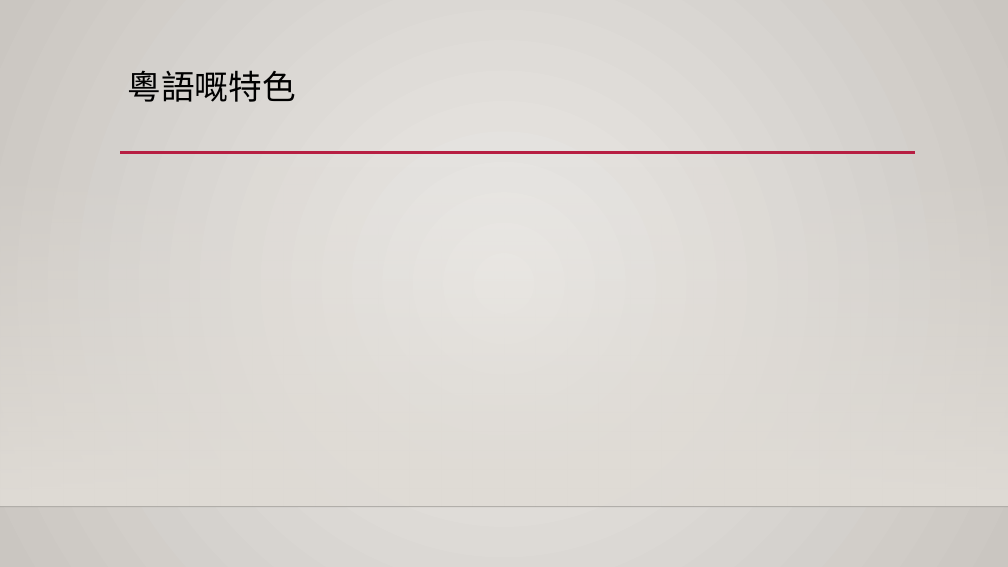
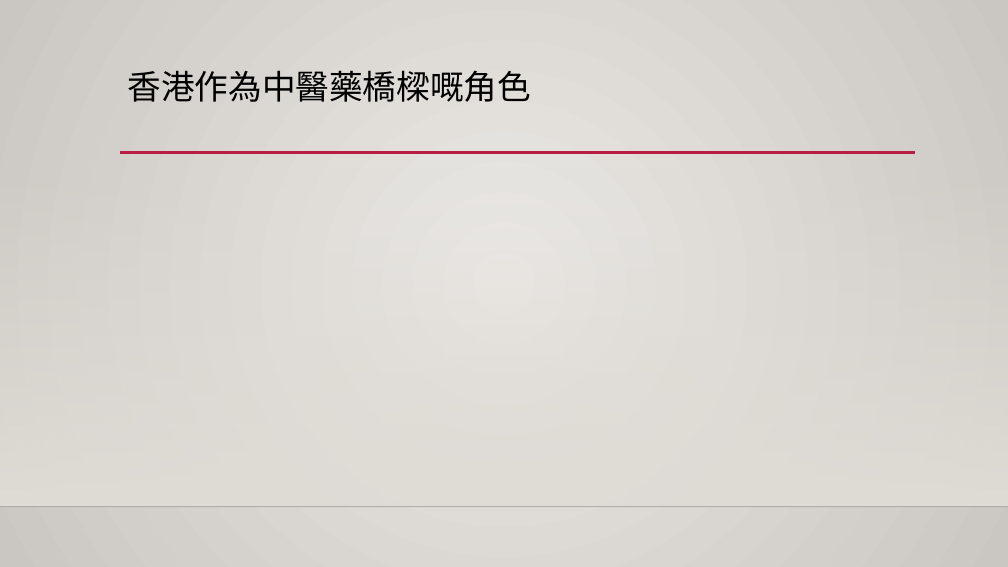
Before and after one commit to Lizhenghe-Chen/AIFileGenerator, a slide deck: slide 3 of Output/666/test.pptx. Drawn at 1008x567 pixels with LibreOffice and Linux fonts; fonts in the diff are those of the drawing; background and template pictures are left out. Boxes give left, top, right and bottom in pixels: in the first picture for what was removed or moved away, otherwise in the second. Text is boxed around its words. In the diff, an @@ line names an element or a change of style, - is before the commit and + after.

```diff
--- a/Output/666/test.pptx
+++ b/Output/666/test.pptx
@@ title at <box>128,70,531,102</box>: text changed @@
-粵語嘅特色
+香港作為中醫藥橋樑嘅角色
```
Also in this commit, not shown: 4 slides added, 5 slides removed, 6 other files.
